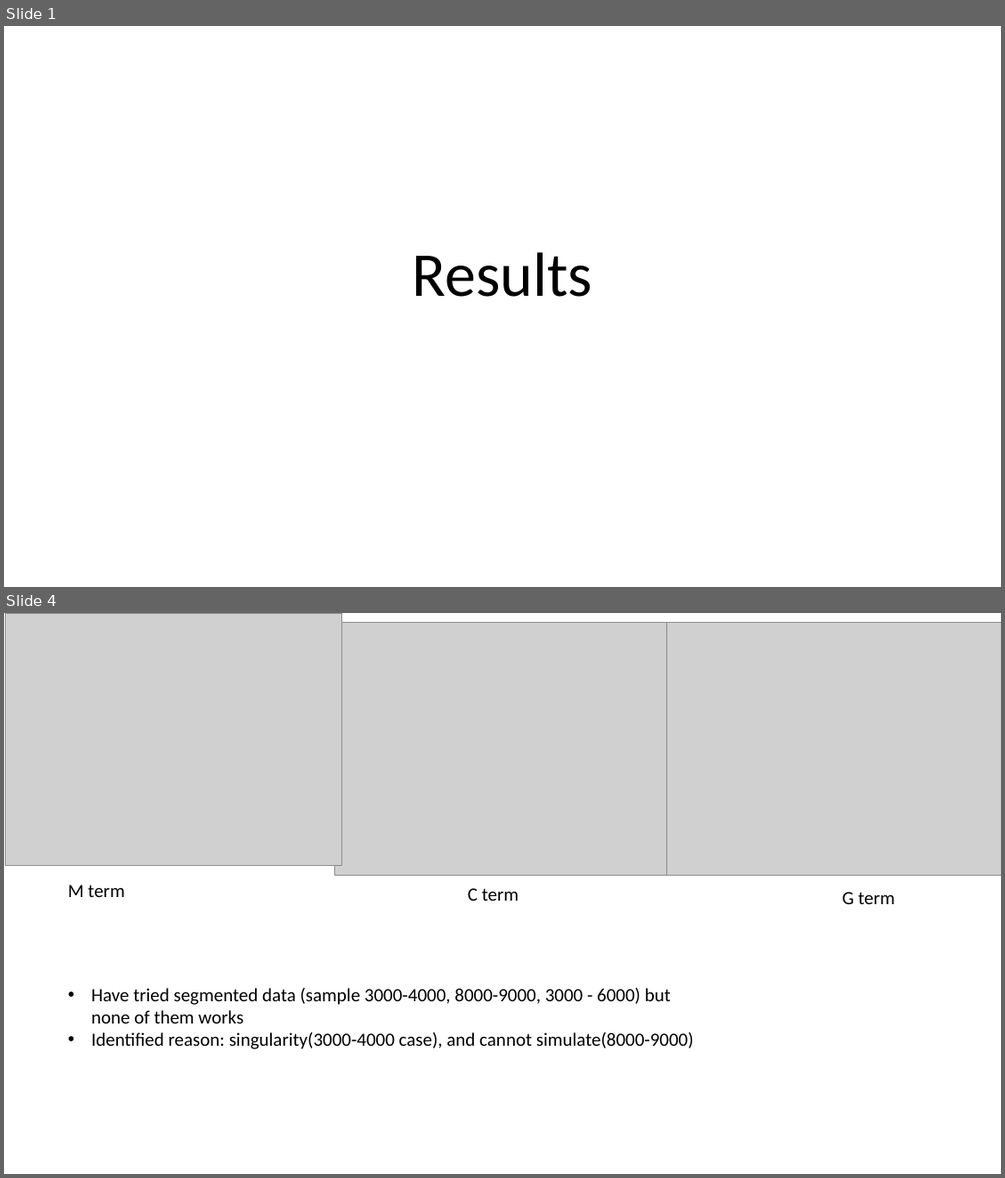
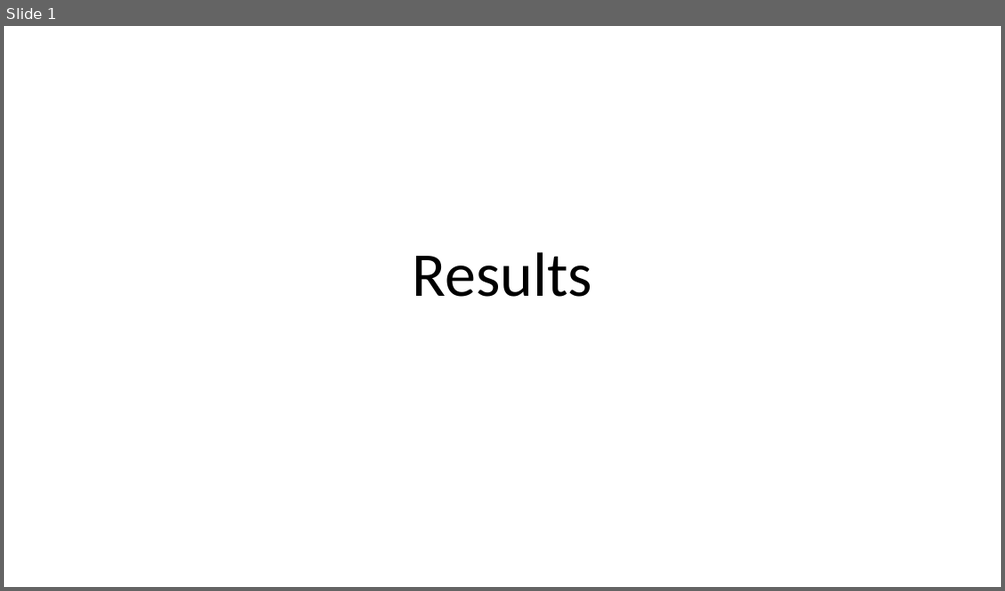
Before and after one commit to zhiqiao0256/iros2022, a slide deck: results.pptx. Shown one above the other, each under a label of ours: slides 1 and 4 before the commit, slide 1 after it; the slides between them are not shown. The pictures are 1005x1178 and 1005x591 pixels, drawn with LibreOffice and Linux fonts; fonts in the diff are those of the drawing; grey boxes stand for pictures. Boxes give left, top, right and bottom in pixels: in the first picture for what was removed or moved away, otherwise in the second. Text is boxed around its words. In the diff, an @@ line names an element or a change of style, - is before the commit and + after.

```diff
--- a/results.pptx
+++ b/results.pptx
@@ slide 4 removed at [4,613,1001,1174], background #FFFFFF @@
@@ picture removed at [6,613,342,866] @@
@@ picture removed at [334,623,671,876] @@
@@ picture removed at [666,623,1001,876] @@
@@ text removed at [68,884,124,897] @@
-M term
@@ text removed at [468,888,518,900] @@
-C term
@@ text removed at [842,892,895,904] @@
-G term
@@ text removed at [91,988,694,1049] @@
-• Have tried segmented data (sample 3000-4000, 8000-9000, 3000 - 6000) but none of them works
-• Identified reason: singularity(3000-4000 case), and cannot simulate(8000-9000)
```
Also in this commit, not shown: 3 other slides removed, 11 other files.
